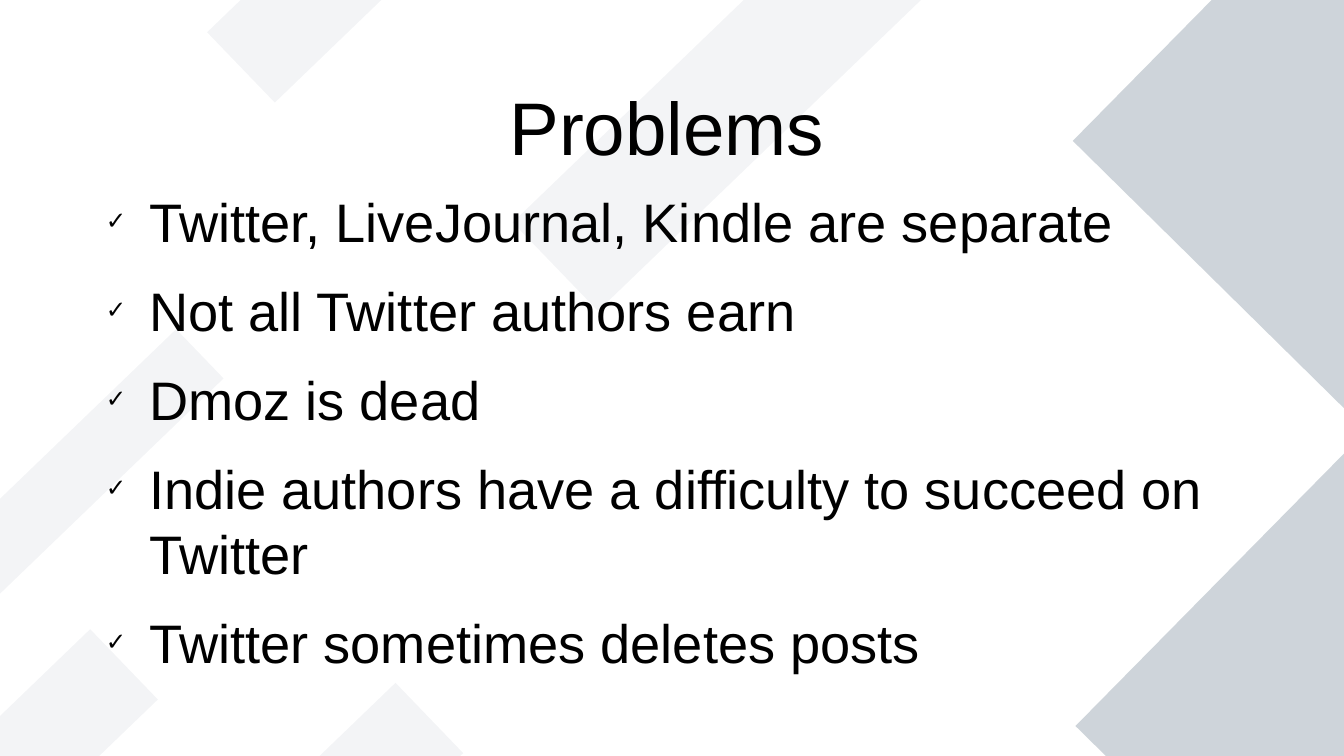
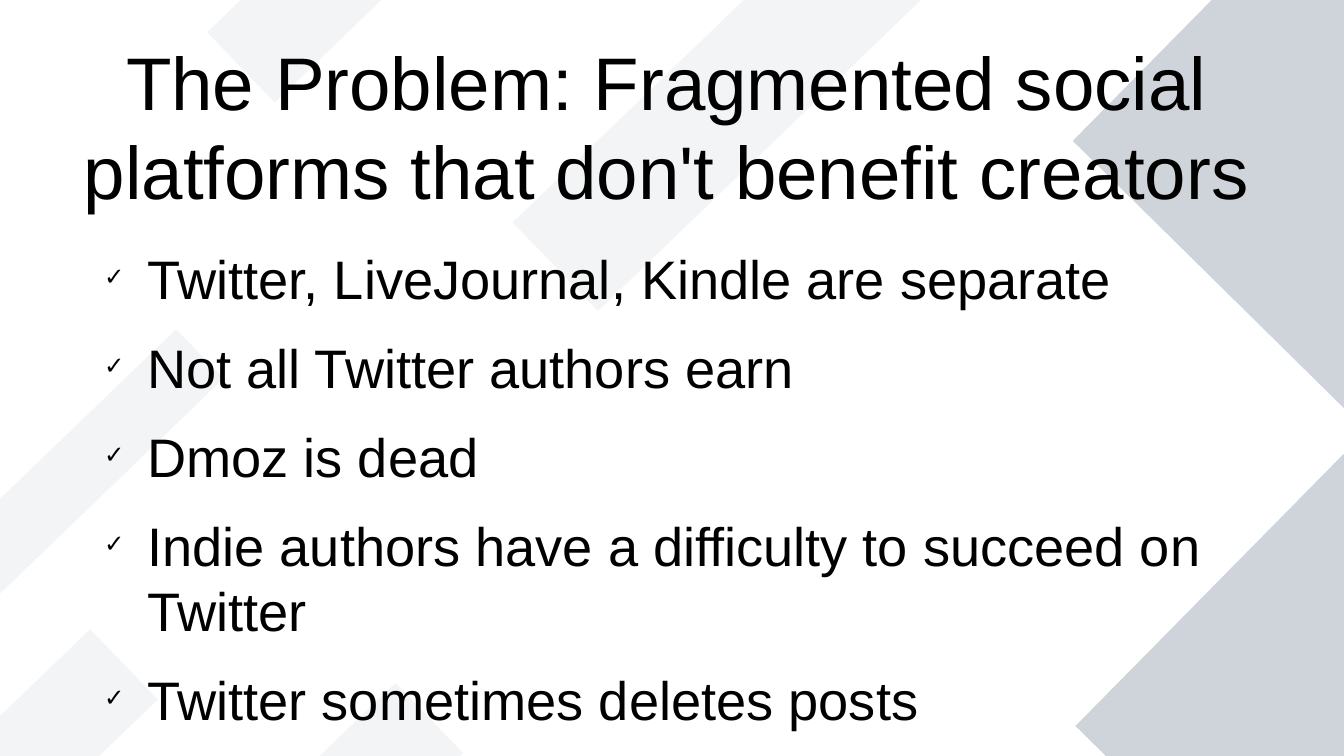
Before and after one commit to vporton/zondirectory2, a slide deck: slide 3 of docs/presentation.odp. Drawn at 1344x756 pixels with LibreOffice and Linux fonts; fonts in the diff are those of the drawing. Boxes give left, top, right and bottom in pixels: in the first picture for what was removed or moved away, otherwise in the second. Text is boxed around its words. In the diff, an @@ line names an element or a change of style, - is before the commit and + after.

```diff
--- a/docs/presentation.odp
+++ b/docs/presentation.odp
@@ title added at (84, 51, 1248, 214), 44 pt, text #000000 @@
+The Problem: Fragmented social platforms that don't benefit creators
@@ title removed at (510, 101, 825, 156) @@
-Problems
@@ text "Twitter, LiveJournal, Kindle are separate": place and size @@
-text "Twitter, LiveJournal, Kindle are separate" at (149, 202, 1202, 673)
+text "Twitter, LiveJournal, Kindle are separate" at (147, 259, 1200, 729)
```
Also in this commit, not shown: 2 other slides changed, 2 slides added.
